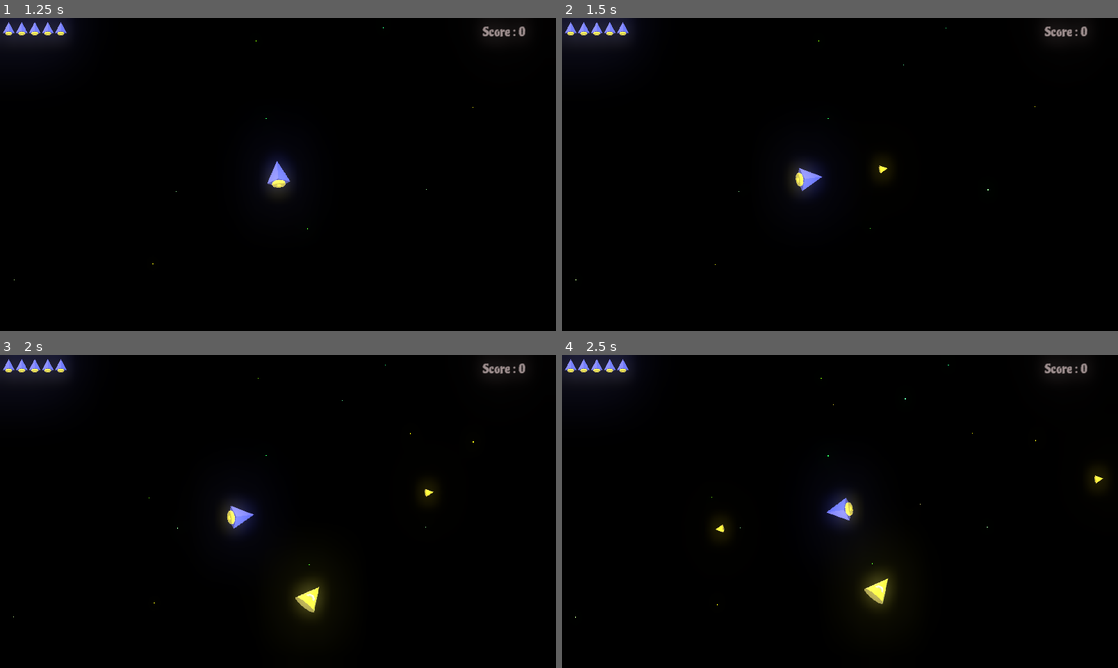
Above: before the commit, frames 1-4 (two rows, left to right).
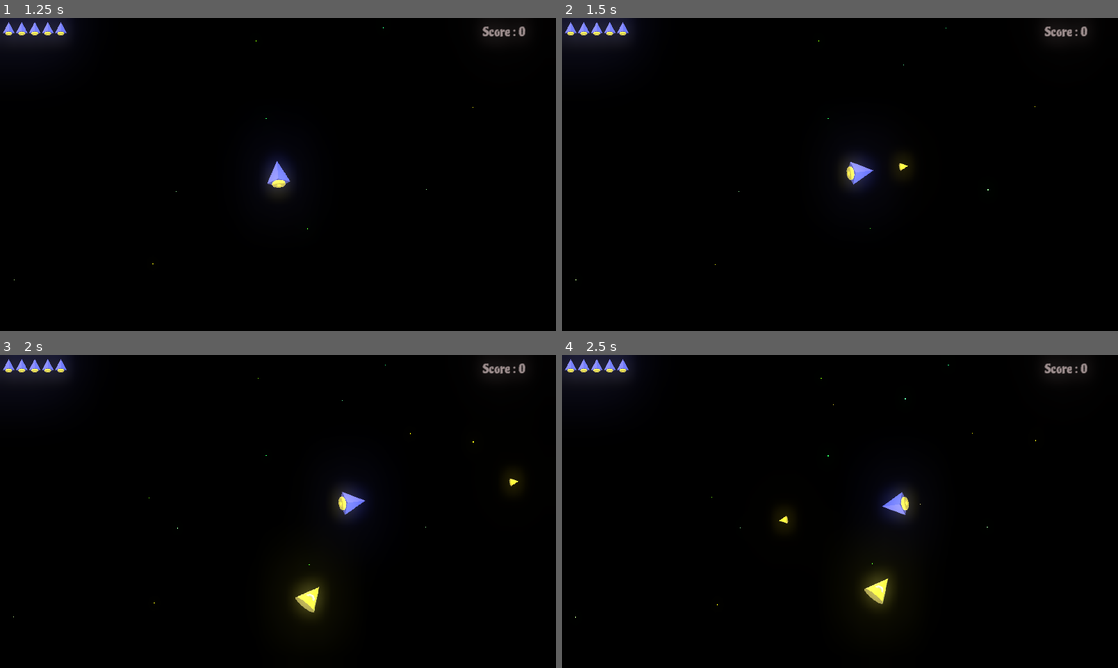
Above: after the commit, the same moments.

Repository: ufrshubham/OneClickRumble
Game: Godot game, scene res://scenes/MainMenu.tscn
Two runs of this game, one before a commit and one after it. Both use one fixed random seed, a clock stepped at 60 frames per second and the inputs below.
Inputs (mouse positions are in pixels of both pictures, inside the frame that each line leads up to):
- Up to frame 1 (1.25 s): click "Play" at 0.5 s
- Up to frame 2 (1.5 s): tap Enter at 1.25 s; move the mouse to (962, 158) at 1.27 s; press the mouse at (962, 158) at 1.28 s
- Up to frame 3 (2 s): no input
- Up to frame 4 (2.5 s): move the mouse to (728, 527) at 2.02 s; release the mouse at (728, 527) at 2.03 s; click (728, 527) at 2.1 s

Frame 1 is identical in both runs. In frame 2, 1.3% of the frame differs, in the area x 40-63%, y 42-58%; in frame 3, 1.6%; in frame 4, 1.6%, in the area x 27-98%, y 37-58%.

Commit message:
Added pause, 2x speed and burst fire powers

Diff:
--- a/project.godot
+++ b/project.godot
@@ -67,6 +67,10 @@
  ]
 }
 
+[input_devices]
+
+pointing/emulate_touch_from_mouse=true
+
 [layer_names]
 
 2d_physics/layer_1="Player"
--- /dev/null
+++ b/scenes/BurstFire.tscn
@@ -0,0 +1,20 @@
+[gd_scene load_steps=4 format=2]
+
+[ext_resource path="res://assets/BurstFire.png" type="Texture" id=1]
+[ext_resource path="res://scripts/BurstFire.gd" type="Script" id=2]
+
+[sub_resource type="RectangleShape2D" id=1]
+extents = Vector2( 19.8963, 29.156 )
+
+[node name="BurstFire" type="Sprite"]
+scale = Vector2( 0.8, 0.8 )
+texture = ExtResource( 1 )
+script = ExtResource( 2 )
+
+[node name="Area2D" type="Area2D" parent="."]
+collision_layer = 64
+
+[node name="CollisionShape2D" type="CollisionShape2D" parent="Area2D"]
+position = Vector2( 5.35256, 1.78419 )
+shape = SubResource( 1 )
+[connection signal="body_entered" from="Area2D" to="." method="_on_Area2D_body_entered"]
--- a/scenes/Health.tscn
+++ b/scenes/Health.tscn
@@ -15,14 +15,14 @@
 "speed": 10.0
 } ]
 
-[sub_resource type="CircleShape2D" id=1]
-radius = 28.4291
+[sub_resource type="CircleShape2D" id=2]
+radius = 23.0843
 
 [node name="Health" type="AnimatedSprite"]
 scale = Vector2( 0.8, 0.8 )
-frames = SubResource( 2 )
+frames = SubResource( 1 )
 animation = "Rotation"
-frame = 1
+frame = 4
 playing = true
 script = ExtResource( 6 )
 
@@ -30,5 +30,5 @@
 collision_layer = 64
 
 [node name="CollisionShape2D" type="CollisionShape2D" parent="Area2D"]
-shape = SubResource( 1 )
+shape = SubResource( 2 )
 [connection signal="body_entered" from="Area2D" to="." method="_on_Area2D_body_entered"]
--- /dev/null
+++ b/scenes/PauseEnemies.tscn
@@ -0,0 +1,20 @@
+[gd_scene load_steps=4 format=2]
+
+[ext_resource path="res://assets/PauseEnemies.png" type="Texture" id=1]
+[ext_resource path="res://scripts/PauseEnemies.gd" type="Script" id=2]
+
+[sub_resource type="RectangleShape2D" id=1]
+extents = Vector2( 26.5233, 29.6657 )
+
+[node name="PauseEnemies" type="Sprite"]
+scale = Vector2( 0.8, 0.8 )
+texture = ExtResource( 1 )
+script = ExtResource( 2 )
+
+[node name="Area2D" type="Area2D" parent="."]
+collision_layer = 64
+
+[node name="CollisionShape2D" type="CollisionShape2D" parent="Area2D"]
+position = Vector2( -0.764656, 0 )
+shape = SubResource( 1 )
+[connection signal="body_entered" from="Area2D" to="." method="_on_Area2D_body_entered"]
--- a/scenes/Player.tscn
+++ b/scenes/Player.tscn
@@ -40,4 +40,14 @@
 [node name="CollisionShape2D" type="CollisionShape2D" parent="Area2D"]
 rotation = 1.5708
 shape = SubResource( 3 )
+
+[node name="SpeedBoostTimer" type="Timer" parent="."]
+wait_time = 4.0
+one_shot = true
+
+[node name="PauseEnemiesTimer" type="Timer" parent="."]
+wait_time = 2.0
+one_shot = true
 [connection signal="body_entered" from="Area2D" to="." method="_on_Area2D_body_entered"]
+[connection signal="timeout" from="SpeedBoostTimer" to="." method="_on_SpeedBoostTimer_timeout"]
+[connection signal="timeout" from="PauseEnemiesTimer" to="." method="_on_PauseEnemiesTimer_timeout"]
--- a/scenes/Space.tscn
+++ b/scenes/Space.tscn
@@ -6,6 +6,8 @@
 [ext_resource path="res://res/Piedra-Regular.tres" type="DynamicFont" id=4]
 [ext_resource path="res://scripts/Score.gd" type="Script" id=5]
 [ext_resource path="res://scripts/HealthHud.gd" type="Script" id=6]
+[ext_resource path="res://res/Fire.wav" type="AudioStream" id=7]
+[ext_resource path="res://res/Explosion.wav" type="AudioStream" id=8]
 
 [sub_resource type="SegmentShape2D" id=1]
 b = Vector2( 1280, 0 )
@@ -14,18 +16,19 @@
 b = Vector2( 0, 720 )
 
 [sub_resource type="SegmentShape2D" id=3]
-a = Vector2( 0, 720 )
-b = Vector2( 1280, 720 )
+b = Vector2( 1280, 0 )
 
 [sub_resource type="SegmentShape2D" id=4]
-a = Vector2( 1280, 0 )
-b = Vector2( 1280, 720 )
+b = Vector2( 0, 720 )
 
 [sub_resource type="RectangleShape2D" id=5]
 extents = Vector2( 50, 400 )
 
 [sub_resource type="RectangleShape2D" id=6]
-extents = Vector2( 50, 650 )
+extents = Vector2( 50, 1000 )
+
+[sub_resource type="RectangleShape2D" id=7]
+extents = Vector2( 640, 360 )
 
 [node name="Space" type="Node2D"]
 script = ExtResource( 2 )
@@ -42,36 +45,42 @@
 collision_layer = 8
 collision_mask = 7
 
-[node name="CollisionShape2D" type="CollisionShape2D" parent="Boundaries"]
+[node name="Top" type="CollisionShape2D" parent="Boundaries"]
+visible = false
 shape = SubResource( 1 )
 
-[node name="CollisionShape2D2" type="CollisionShape2D" parent="Boundaries"]
+[node name="Left" type="CollisionShape2D" parent="Boundaries"]
+visible = false
 shape = SubResource( 2 )
 
-[node name="CollisionShape2D3" type="CollisionShape2D" parent="Boundaries"]
+[node name="Bottom" type="CollisionShape2D" parent="Boundaries"]
+visible = false
+position = Vector2( 0, 720 )
 shape = SubResource( 3 )
 
-[node name="CollisionShape2D4" type="CollisionShape2D" parent="Boundaries"]
+[node name="Right" type="CollisionShape2D" parent="Boundaries"]
+visible = false
+position = Vector2( 1280, 0 )
 shape = SubResource( 4 )
 
 [node name="StaticBody2D" type="StaticBody2D" parent="Boundaries"]
 collision_layer = 8
 
-[node name="CollisionShape2D" type="CollisionShape2D" parent="Boundaries/StaticBody2D"]
-position = Vector2( -52.9703, 364.777 )
+[node name="Left" type="CollisionShape2D" parent="Boundaries/StaticBody2D"]
+position = Vector2( -52, 360 )
 shape = SubResource( 5 )
 
-[node name="CollisionShape2D2" type="CollisionShape2D" parent="Boundaries/StaticBody2D"]
-position = Vector2( 1331.85, 360.87 )
+[node name="Right" type="CollisionShape2D" parent="Boundaries/StaticBody2D"]
+position = Vector2( 1332, 360 )
 shape = SubResource( 5 )
 
-[node name="CollisionShape2D3" type="CollisionShape2D" parent="Boundaries/StaticBody2D"]
-position = Vector2( 639.226, -52.3513 )
+[node name="Top" type="CollisionShape2D" parent="Boundaries/StaticBody2D"]
+position = Vector2( 640, -52 )
 rotation = 1.5708
 shape = SubResource( 6 )
 
-[node name="CollisionShape2D4" type="CollisionShape2D" parent="Boundaries/StaticBody2D"]
-position = Vector2( 640.358, 772.841 )
+[node name="Bottom" type="CollisionShape2D" parent="Boundaries/StaticBody2D"]
+position = Vector2( 640, 772 )
 rotation = 1.5708
 shape = SubResource( 6 )
 
@@ -157,6 +166,17 @@
 [node name="PowerTimer" type="Timer" parent="."]
 wait_time = 5.0
 autostart = true
+
+[node name="FirePlayer" type="AudioStreamPlayer" parent="."]
+stream = ExtResource( 7 )
+
+[node name="ExplosionPlayer" type="AudioStreamPlayer" parent="."]
+stream = ExtResource( 8 )
+
+[node name="FireButton" type="TouchScreenButton" parent="."]
+shape = SubResource( 7 )
+action = "Fire"
+visibility_mode = 1
 [connection signal="timeout" from="Timer" to="." method="_on_Timer_timeout"]
 [connection signal="body_entered" from="Boundaries" to="." method="_on_Boundaries_body_entered"]
 [connection signal="timeout" from="PowerTimer" to="." method="_on_PowerTimer_timeout"]
--- /dev/null
+++ b/scenes/SpeedBoost.tscn
@@ -0,0 +1,19 @@
+[gd_scene load_steps=4 format=2]
+
+[ext_resource path="res://assets/SpeedBoost.png" type="Texture" id=1]
+[ext_resource path="res://scripts/SpeedBoost.gd" type="Script" id=2]
+
+[sub_resource type="RectangleShape2D" id=1]
+extents = Vector2( 22.8952, 18.7692 )
+
+[node name="SpeedBoost" type="Sprite"]
+texture = ExtResource( 1 )
+script = ExtResource( 2 )
+
+[node name="Area2D" type="Area2D" parent="."]
+collision_layer = 64
+
+[node name="CollisionShape2D" type="CollisionShape2D" parent="Area2D"]
+position = Vector2( -1.22378, -1.90735e-06 )
+shape = SubResource( 1 )
+[connection signal="body_entered" from="Area2D" to="." method="_on_Area2D_body_entered"]
--- /dev/null
+++ b/scripts/BurstFire.gd
@@ -0,0 +1,8 @@
+extends Sprite
+
+
+
+func _on_Area2D_body_entered(body):
+	if body.is_in_group("Player"):
+		GlobalData.burst_fire = true
+		queue_free()
--- a/scripts/Emeny.gd
+++ b/scripts/Emeny.gd
@@ -23,8 +23,9 @@
 	enemy_velocity = enemy_velocity.rotated(get_rotation())
 
 func _process(delta):
-	# warning-ignore:return_value_discarded
-	move_and_collide(enemy_velocity * delta)
+	if GlobalData.pause_enemies == false:
+		# warning-ignore:return_value_discarded
+		move_and_collide(enemy_velocity * delta)
 	_custom_process(delta)
 
 func _on_Area2D_body_entered(body):
@@ -34,6 +35,7 @@
 		_on_projectile_collision(body)
 		body.queue_free()
 		queue_free()
+	get_tree().get_current_scene().get_node("ExplosionPlayer").play()
 
 func _handle_player_collision(player):
 	GlobalData.reduce_player_life()
--- a/scripts/EnemyLevel2.gd
+++ b/scripts/EnemyLevel2.gd
@@ -15,6 +15,7 @@
 	new_missile.transform = Transform2D(get_global_rotation(), get_position())
 	new_missile.velocity = Vector2(800, 0)
 	new_missile.add_to_group("EnemyProjectiles")
+	new_missile.set_z_index(-1)
 
 	# Apparently you cannot add new Area nodes while on_entered() is being processed
 	# for another Area node. Not yet sure what call_deferred() exactly does,
--- a/scripts/GlobalData.gd
+++ b/scripts/GlobalData.gd
@@ -1,24 +1,31 @@
 extends Node
 
-var player_lives = 5
-var player_score = 0
+var player_lives:int = 5
+var player_score:int = 0
 var player_lives_delete_list:Array = []
 var player_lives_add_list:Array=[]
-var player_level = 0
+var player_level:int = 0
+var player_speed:int = 250
+var pause_enemies:bool = false
 var allow_health_up:bool = false
 var current_power
+var burst_fire = false
 var enemy_types:Array = [
 	preload("res://scenes/EnemyLevel1.tscn"),
 	preload("res://scenes/EnemyLevel2.tscn")
 ]
 var power_ups:Array = [
-	preload("res://scenes/Health.tscn"),
-	preload("res://scenes/Shield.tscn")
+	preload("res://scenes/Health.tscn"), #0
+	preload("res://scenes/Shield.tscn"), #1
+	preload("res://scenes/SpeedBoost.tscn"), #2
+	preload("res://scenes/PauseEnemies.tscn"), #3
+	preload("res://scenes/BurstFire.tscn") #4
 ]
 
 func reduce_player_life():
-	self.player_lives_delete_list.append(self.player_lives)
-	self.player_lives -= 1
+	if self.player_lives > 0:
+		self.player_lives_delete_list.append(self.player_lives)
+		self.player_lives -= 1
 
 func increase_player_life():
 	self.player_lives += 1
--- a/scripts/Missile.gd
+++ b/scripts/Missile.gd
@@ -1,6 +1,6 @@
 extends KinematicBody2D
 
-var velocity = Vector2(500, 0)
+var velocity = Vector2(800, 0)
 
 func _ready():
 	velocity = velocity.rotated(get_rotation())
--- /dev/null
+++ b/scripts/PauseEnemies.gd
@@ -0,0 +1,7 @@
+extends Sprite
+
+func _on_Area2D_body_entered(body):
+	if body.is_in_group("Player"):
+		body.get_node("PauseEnemiesTimer").start()
+		GlobalData.pause_enemies = true
+		queue_free()
--- a/scripts/Player.gd
+++ b/scripts/Player.gd
@@ -9,6 +9,7 @@
 	look_at(mouse_pos)
 	if speed != 0.0:
 		velocity = (get_position() - get_global_mouse_position()).normalized()
+		velocity = -1 * velocity
 
 	velocity = move_and_slide(velocity * speed)
 	_apply_friction()
@@ -30,3 +31,11 @@
 	if body.is_in_group("EnemyProjectiles"):
 		GlobalData.reduce_player_life()
 		body.queue_free()
+
+
+func _on_SpeedBoostTimer_timeout():
+	GlobalData.player_speed = 250
+
+
+func _on_PauseEnemiesTimer_timeout():
+	GlobalData.pause_enemies = false
--- a/scripts/ShieldPower.gd
+++ b/scripts/ShieldPower.gd
@@ -6,6 +6,7 @@
 	elif body.is_in_group("Enemies"):
 		GlobalData.player_score += body.enemy_worth
 		body.queue_free()
+		get_tree().get_current_scene().get_node("ExplosionPlayer").play()
 
 func _on_Timer_timeout():
 	queue_free()
--- a/scripts/Space.gd
+++ b/scripts/Space.gd
@@ -8,13 +8,33 @@
 	# This will ensure that player gets placed at the center of screen.
 	get_node("Player").set_position(window_dim/2)
 
-func _input(event):
-	if event.is_action_pressed("Fire"):
-		var missile = _generate_missile()
-		add_child(missile)
-		get_node("Player").push(500)
+	get_node("Boundaries/Top").set_position(Vector2.ZERO)
+	get_node("Boundaries/Left").set_position(Vector2.ZERO)
+	get_node("Boundaries/Bottom").set_position(Vector2(0, window_dim.y))
+	get_node("Boundaries/Right").set_position(Vector2(window_dim.x, 0))
+	get_node("Boundaries/StaticBody2D/Right").set_position(Vector2(window_dim.x + 52, 0))
+
+func _input(_event):
+	pass
 
 func _process(_delta):
+	if Input.is_action_just_pressed("Fire"):
+		var missile = _generate_missile()
+		missile.set_z_index(-1)
+		add_child(missile)
+		get_node("FirePlayer").play()
+		if GlobalData.burst_fire:
+			for i in range(2):
+				var new_missile = _generate_missile()
+				if i < 1:
+					new_missile.set_rotation_degrees(new_missile.get_rotation_degrees() + 15)
+				else:
+					new_missile.set_rotation_degrees(new_missile.get_rotation_degrees() - 15)
+				new_missile.set_z_index(-1)
+				add_child(new_missile)
+	elif Input.is_action_pressed("Fire"):
+		get_node("Player").push(GlobalData.player_speed)
+
 	if GlobalData.player_lives <= 0:
 		pass
 		#print('Player is dead')
@@ -68,8 +88,16 @@
 	if GlobalData.allow_health_up:
 		if  is_instance_valid(GlobalData.current_power):
 			GlobalData.current_power.queue_free()
-#		if GlobalData.player_lives < 5:
+
 		var index = randi() % (GlobalData.power_ups.size())
+
+		# This will avoid health power-up if health is already full
+		# and burst fire power-up if player already has burst fire.
+		while index == 0 and GlobalData.player_lives == 5:
+			index = randi() % (GlobalData.power_ups.size())
+		while index == 4 and GlobalData.burst_fire == true:
+			index = randi() % (GlobalData.power_ups.size())
+
 		GlobalData.current_power = GlobalData.power_ups[index].instance()
 		var random_pos = Vector2.ZERO
 		random_pos.x = randi() % int(window_dim.x)
--- /dev/null
+++ b/scripts/SpeedBoost.gd
@@ -0,0 +1,7 @@
+extends Sprite
+
+func _on_Area2D_body_entered(body):
+	if body.is_in_group("Player"):
+		body.get_node("SpeedBoostTimer").start()
+		GlobalData.player_speed = 400
+		queue_free()
Binary file added: assets/BurstFire.png
Binary file added: assets/PauseEnemies.png
Binary file added: assets/SpeedBoost.png
Not shown: 2 places in scenes/EnemyLevel2.tscn that only renumber resources
Not shown: 1 places in scenes/Health.tscn that only renumber resources
Not shown: 1 places in scenes/Space.tscn that only renumber resources
Not shown, added: res/Explosion.wav
Not shown, added: res/Fire.wav
